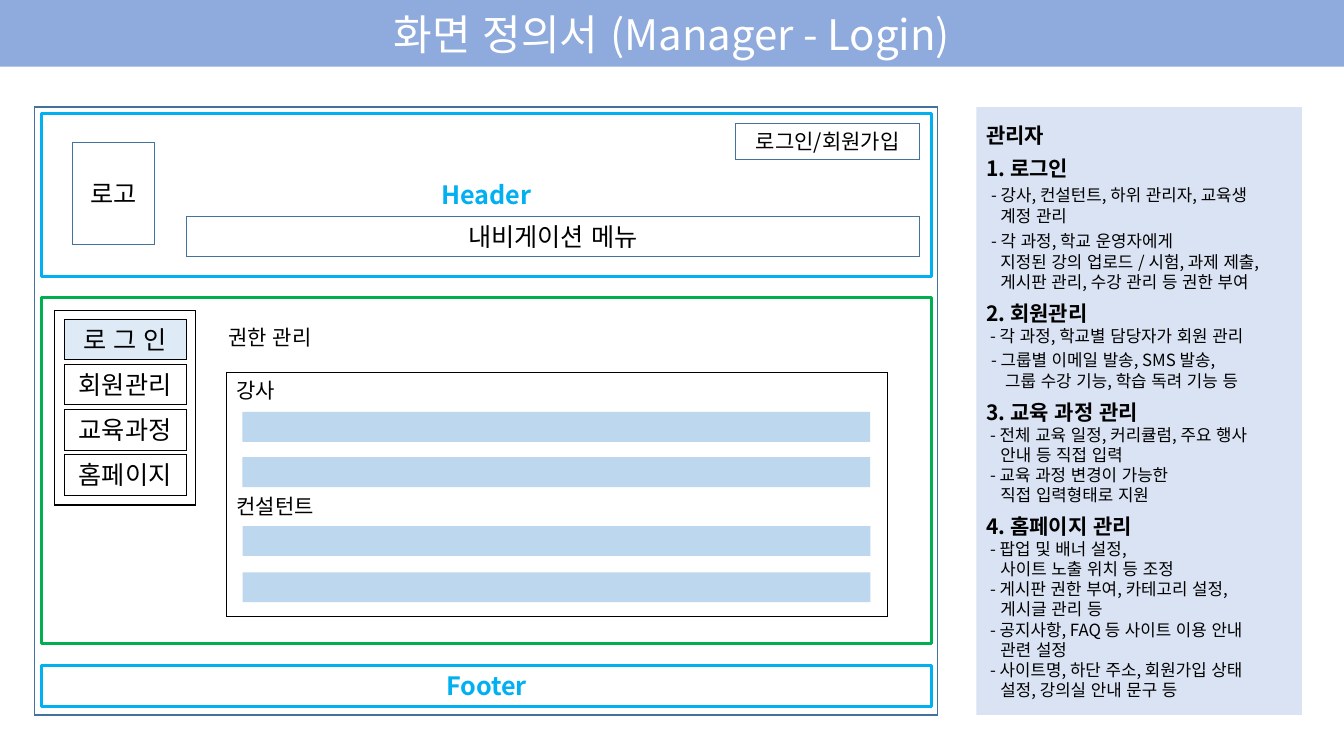
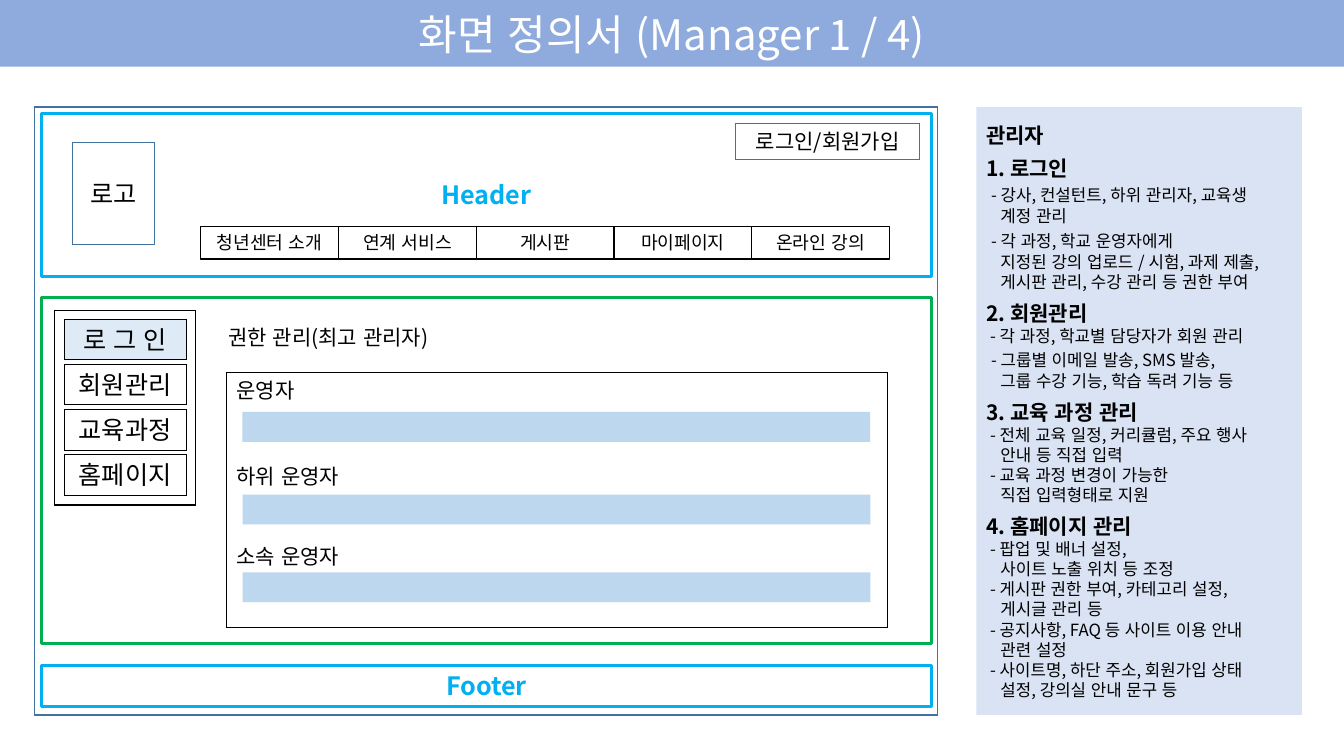
Before and after one commit to EODOHA/Youth_Project, a slide deck: slide 24 of 2조 프로젝트.pptx (slide 10 before the commit). Drawn at 1344x756 pixels with LibreOffice and Linux fonts; fonts in the diff are those of the drawing. Boxes give left, top, right and bottom in pixels: in the first picture for what was removed or moved away, otherwise in the second. Text is boxed around its words. In the diff, an @@ line names an element or a change of style, - is before the commit and + after.

```diff
--- a/2조 프로젝트.pptx
+++ b/2조 프로젝트.pptx
@@ text in rectangle at (419, 15, 924, 60): text changed @@
-화면 정의서 (Manager - Login)
+화면 정의서 (Manager 1 / 4)
@@ rectangle removed at (187, 217, 920, 257) @@
-내비게이션 메뉴
@@ group added at (201, 227, 890, 259): 5 rectangles @@
+청년센터 소개
+연계 서비스
+게시판
+마이페이지
+온라인 강의
@@ text at (228, 327, 428, 349): text changed @@
-권한 관리
+권한 관리(최고 관리자)
@@ rectangle "운영자": place and size @@
-rectangle "운영자" at (227, 373, 887, 617)
+rectangle "운영자" at (227, 373, 887, 627)
@@ text in rectangle at (237, 380, 339, 566): text changed @@
-강사
-컨설턴트
+운영자
+하위 운영자
+소속 운영자
@@ rectangle removed at (243, 458, 871, 488) @@
@@ rectangle: place and size @@
-rectangle at (243, 526, 871, 557)
+rectangle at (243, 495, 871, 525)
```
Also in this commit, not shown: 8 other slides changed, 27 slides added.
